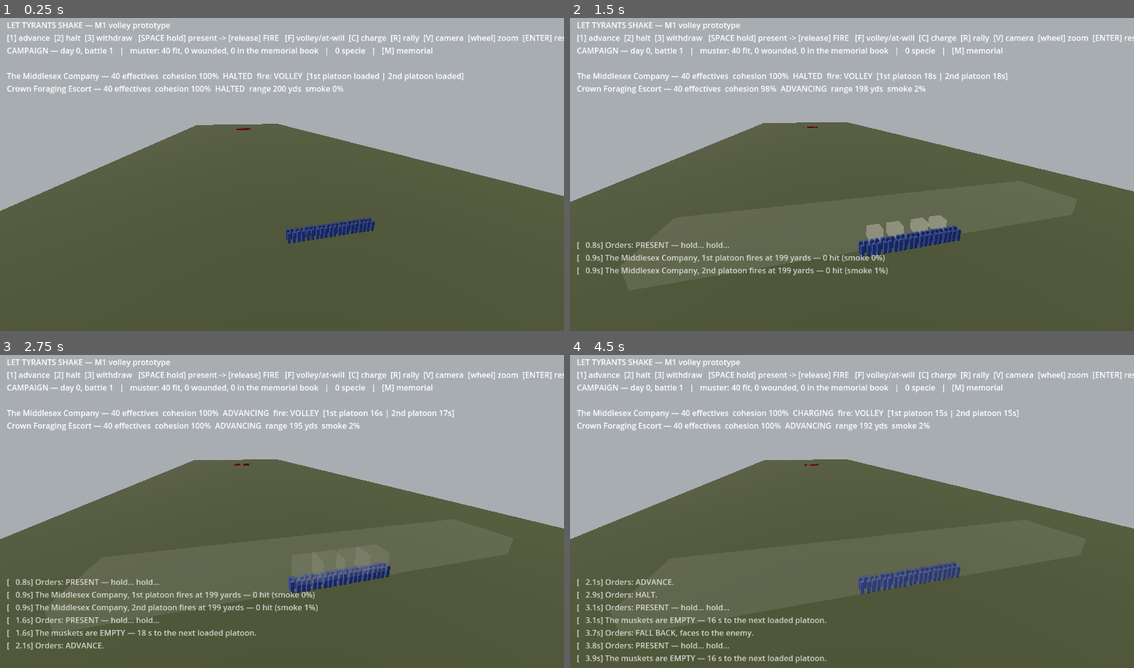
Above: before the commit, frames 1-4 (two rows, left to right).
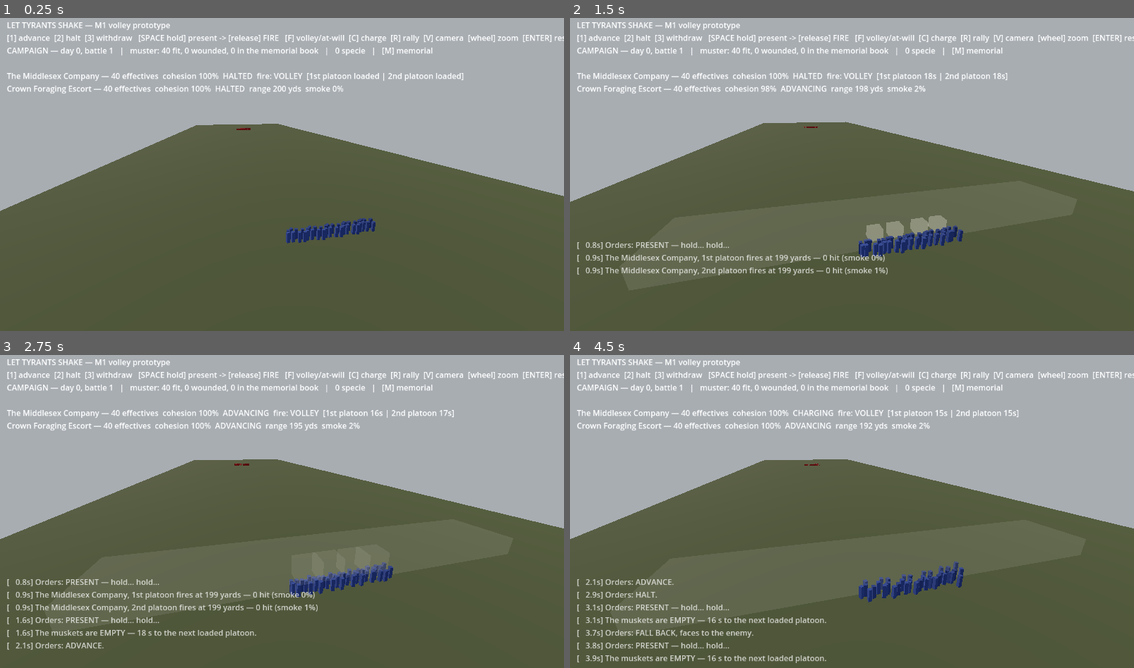
Above: after the commit, the same moments.

Repository: brassica-research/AmGameDev
Game: Godot game, scene res://scenes/main.tscn
Same seed, same stepped clock (60 frames per second), same inputs: the game is played once before the commit and once after it.
Inputs (mouse positions are in pixels of both pictures, inside the frame that each line leads up to):
- Up to frame 1 (0.25 s): no input
- Up to frame 2 (1.5 s): tap Enter at 0.5, 0.6, 1.35 s; move the mouse to (976, 155) at 0.52 s; hold D 0.53-1.28 s; click (976, 155) at 0.67 s; tap Space at 0.77 s; move the mouse to (739, 187) at 1.27 s; hold Down from 1.28 s (still down)
- Up to frame 3 (2.75 s): tap Space at 1.52 s; move the mouse to (338, 439) at 2.02 s; release Down at 2.03 s; hold D from 2.03 s (still down); tap 1 at 2.1 s; tap Enter at 2.3 s
- Up to frame 4 (4.5 s): move the mouse to (823, 574) at 2.77 s; release D at 2.78 s; hold Up 2.78-3.53 s; tap 2 at 2.85 s; click (823, 574) at 2.92 s; tap Space at 3.02, 3.77 s; tap Enter at 3.05, 3.8 s; move the mouse to (1021, 558) at 3.52 s; hold Down from 3.53 s (still down); tap 3 at 3.6 s; move the mouse to (682, 461) at 4.27 s; tap C at 4.35 s

The runs differ from the first frame. In frame 1, 0.4% of the frame differs, in the area x 42-67%, y 35-73%; in frame 2, 0.5%; in frame 3, 0.7%; in frame 4, 1.1%, in the area x 42-70%, y 34-80%.

Commit message:
Organic formations: looseness as a living signal; M1 exit test PASSED
The first playtest passed the volley-hold exit test and asked for less
parade-ground rigidity. Formations are now drawn organically, and the
AMOUNT of disorder is information:

- Every soldier carries a persistent standing error, slow wander, and
  facing jitter, scaled by a disorder factor: militia ragged, veterans
  tight; disorder grows as cohesion drains, so a line visibly sags and
  bunches under fire before any HUD number moves
- Lines bow toward their center under pressure; ranks stretch on the
  march as each man lags his own amount; charges surge; melee swirls;
  a BROKEN company dissolves into individual flight vectors - men, not
  a formation
- Presentation-only: a pure function of sim state and time, zero sim
  or determinism impact
- docs/02: "formation looseness is a language" design note; roadmap
  marks the M1 exit test PASSED and adds sim-level individual movement
  (stragglers, skirmish spread, true rank-breaking) to M2
- Capture workflow retargeted to a two-lane field battle to film the
  new look

Co-Authored-By: Claude Fable 5 <noreply@anthropic.com>
Claude-Session: https://claude.ai/code/session_011s6bQt1Uq6U6CpxEsZ7XW3

Diff:
--- a/game/src/presentation/battle_scene.gd
+++ b/game/src/presentation/battle_scene.gd
@@ -334,6 +334,23 @@
 	return lerpf(c.prev_pos_y, c.pos_y, clock.alpha())
 
 
+## Organic formations (playtest #1 follow-up): the parade-ground look
+## is dead — looseness is now a SIGNAL. Disorder scales with poor drill
+## and draining cohesion; lines sag toward the center under pressure,
+## stretch on the march, surge in a charge, swirl in melee, and break
+## into individual flight when the company breaks. Presentation-only:
+## a pure function of sim state + time, deterministic, no sim impact.
+func _company_disorder(c: BattleCompany) -> float:
+	var by_drill: float = [1.0, 0.7, 0.5, 0.35][c.drill()]
+	var by_nerve := 1.0 + (1.0 - c.cohesion()) * 2.0
+	var by_state := 1.0
+	match c.state:
+		BattleCompany.State.CHARGING: by_state = 2.2
+		BattleCompany.State.MELEE: by_state = 3.0
+		BattleCompany.State.BROKEN: by_state = 4.5
+	return by_drill * by_nerve * by_state
+
+
 func _update_company_visual(c: BattleCompany) -> void:
 	var mmi: MultiMeshInstance3D = _mm_by_id[c.id]
 	var mm := mmi.multimesh
@@ -344,20 +361,42 @@
 		or c.state == BattleCompany.State.CHARGING \
 		or c.state == BattleCompany.State.MELEE \
 		or c.state == BattleCompany.State.BROKEN
+	var disorder := _company_disorder(c)
+	var broken := c.state == BattleCompany.State.BROKEN
 	var hidden := Transform3D(Basis.IDENTITY.scaled(Vector3(0.001, 0.001, 0.001)), Vector3(0, -10, 0))
 	for i in mm.instance_count:
 		if i < alive and c.is_active():
 			var file := i % FILES
 			var rank := floori(float(i) / float(FILES))
-			var jx := (float((i * 2654435761) % 100) / 100.0 - 0.5) * 0.16
-			var x := lx + (float(file) - float(FILES) / 2.0 + 0.5) * FILE_SPACING + jx
+			var h1 := float((i * 2654435761) % 1000) / 1000.0   # persistent per-man character
+			var h2 := float((i * 1103515245 + 12345) % 1000) / 1000.0
+			# Base slot, plus the man's own standing error, scaled by disorder.
+			var x := lx + (float(file) - float(FILES) / 2.0 + 0.5) * FILE_SPACING
+			x += (h1 - 0.5) * 0.45 * disorder
 			var zz := z - float(rank) * RANK_SPACING * c.facing()
-			var bob := sin(_anim_time * 9.0 + float(i) * 1.7) * (0.05 if moving else 0.015)
-			mm.set_instance_transform(i, Transform3D(Basis.IDENTITY, Vector3(x, 0.85 + bob, zz)))
+			zz += (h2 - 0.5) * 0.5 * disorder
+			# Slow individual wander — nobody stands statue-still.
+			x += sin(_anim_time * (0.7 + h1) + h1 * 12.0) * 0.09 * disorder
+			zz += cos(_anim_time * (0.5 + h2) + h2 * 9.0) * 0.09 * disorder
+			# The line bows toward its center under pressure.
+			zz -= sin(float(file) / float(FILES - 1) * PI) * 0.35 * (disorder - 0.35) * c.facing()
+			# On the march the ranks stretch: every man lags his own amount.
+			if moving and not broken:
+				zz -= h1 * 0.8 * disorder * c.facing() * float(c.move_order != -1)
+			# A broken company is not a formation — it is men, separately.
+			if broken:
+				var ang := h1 * TAU
+				var flight := 2.0 + h2 * 6.0
+				x += cos(ang) * flight
+				zz += sin(ang) * flight * 0.6
+			var bob := sin(_anim_time * 9.0 + float(i) * 1.7) * (0.06 if moving else 0.02)
+			mm.set_instance_transform(i, Transform3D(
+				Basis.IDENTITY.rotated(Vector3.UP, (h2 - 0.5) * 0.5 * disorder),
+				Vector3(x, 0.85 + bob, zz)))
 		else:
 			mm.set_instance_transform(i, hidden)
 	var mat: StandardMaterial3D = _mat_by_id[c.id]
-	var faded := c.state == BattleCompany.State.BROKEN or not c.is_active()
+	var faded := broken or not c.is_active()
 	mat.albedo_color = Color.WHITE.lerp(Color(0.5, 0.5, 0.5), 0.6 if faded else 0.0)
 
 
Not shown, changed: .github/workflows/demo-capture.yml
Not shown, changed: demo/capture-request.txt
Not shown, changed: docs/02-game-design.md
Not shown, changed: docs/09-roadmap.md
